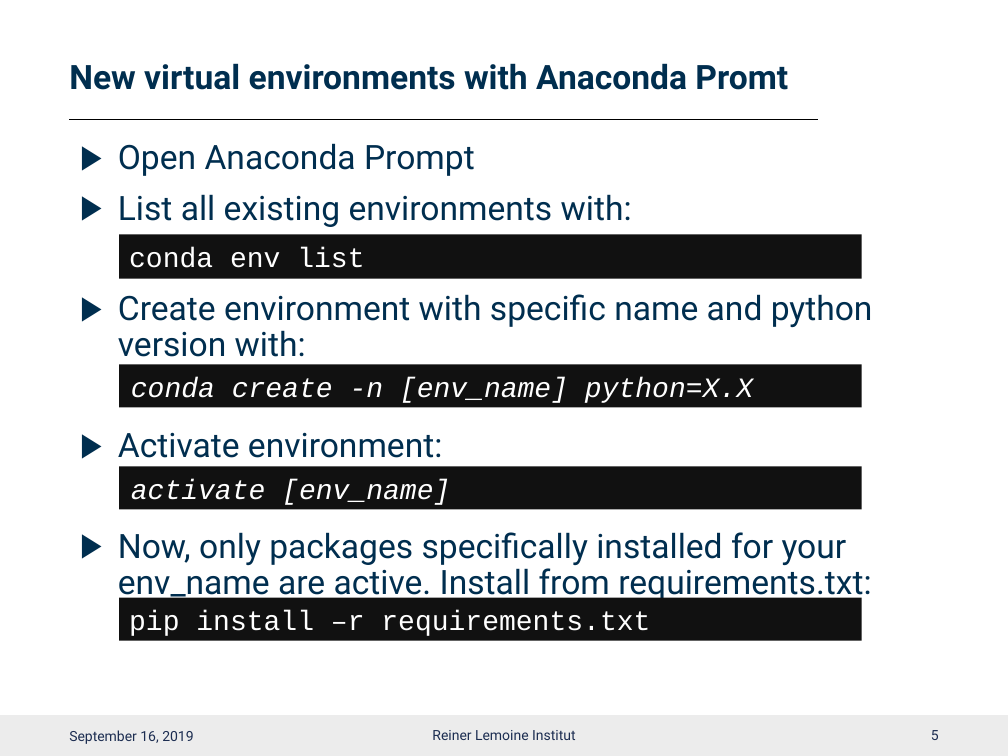
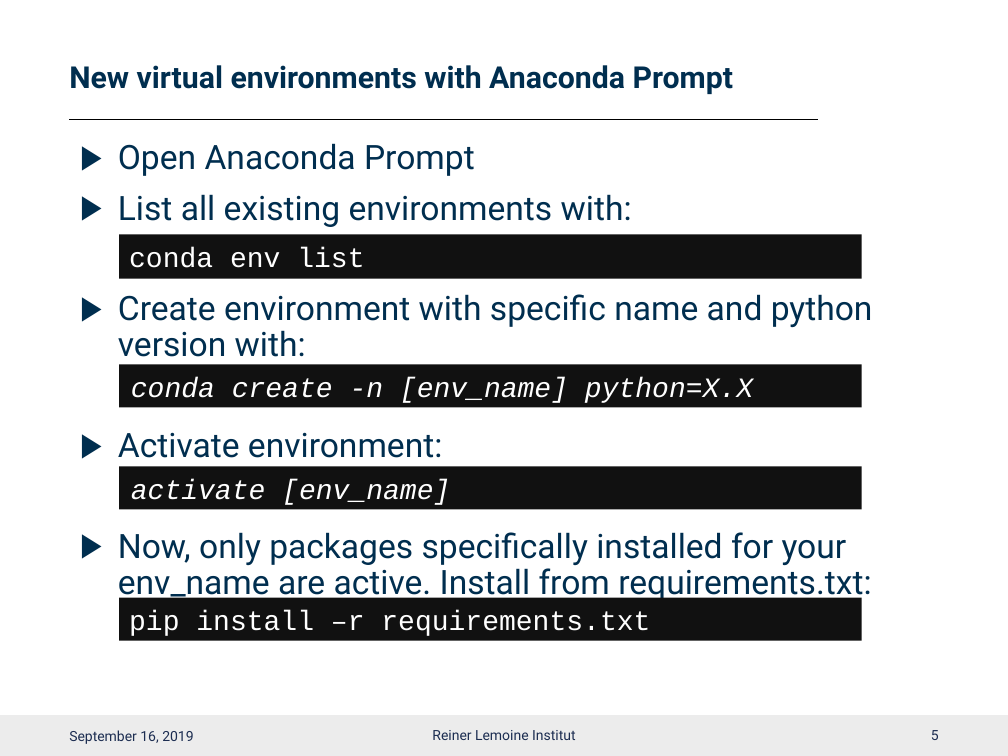
Before and after one commit to smartie2076/oemof_workshop, a slide deck: slide 6 of Oemof_Workshop_02_Installation.pptx. Drawn at 1008x756 pixels with LibreOffice and Linux fonts; fonts in the diff are those of the drawing; background and template pictures are left out. Boxes give left, top, right and bottom in pixels: in the first picture for what was removed or moved away, otherwise in the second. Text is boxed around its words. In the diff, an @@ line names an element or a change of style, - is before the commit and + after.

```diff
--- a/Oemof_Workshop_02_Installation.pptx
+++ b/Oemof_Workshop_02_Installation.pptx
@@ title at box(69, 65, 733, 94): text changed; size 24 to 21.6 pt @@
-New virtual environments with Anaconda Promt
+New virtual environments with Anaconda Prompt
```
Also in this commit, not shown: 6 other slides changed, 7 other files.
